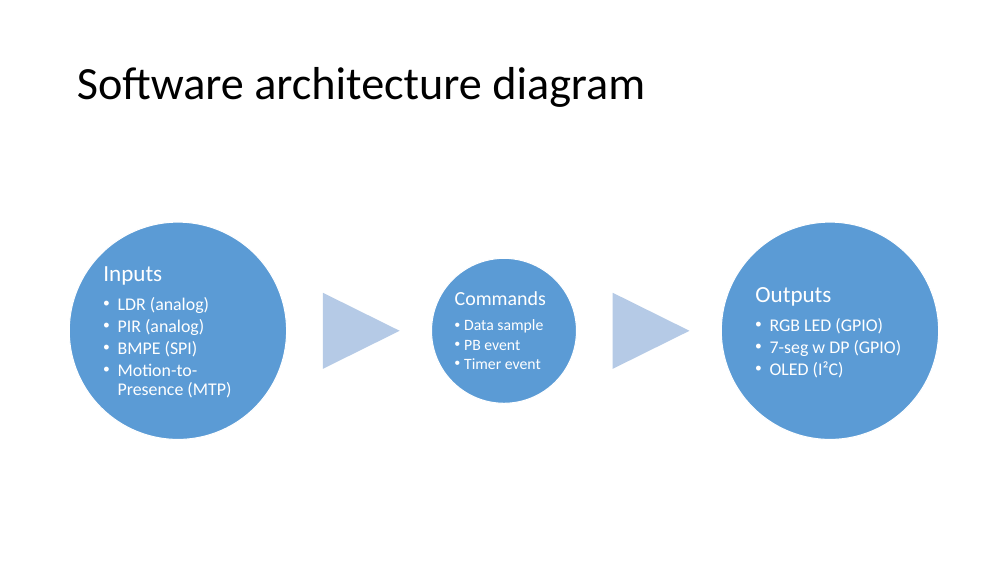
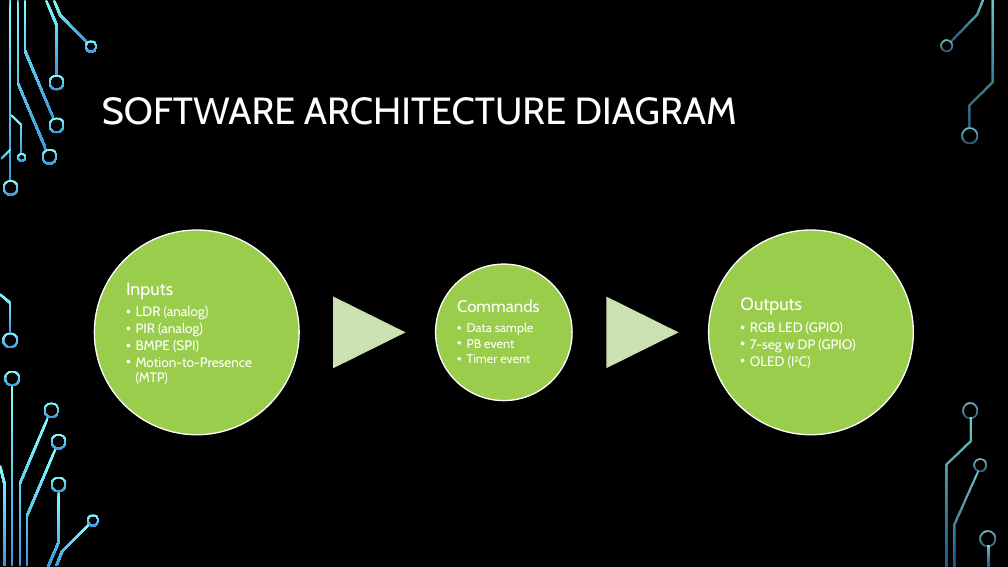
Before and after one commit to EmbeddedSystemClass/FinalProject5381, a slide deck: slide 9 of Final Project 5381.pptx. Drawn at 1008x567 pixels with LibreOffice and Linux fonts; fonts in the diff are those of the drawing; background and template pictures are left out. Boxes give left, top, right and bottom in pixels: in the first picture for what was removed or moved away, otherwise in the second. Text is boxed around its words. In the diff, an @@ line names an element or a change of style, - is before the commit and + after.

Commit message:
Sample of final skin Circuit in Blue for instructor review.

```diff
--- a/Final Project 5381.pptx
+++ b/Final Project 5381.pptx
@@ background #FFFFFF to picture (left out) @@
@@ title at <box>102,97,737,125</box>: text changed; size 44 to 36 pt; font Calibri to Cabin; text colour #000000 to #FFFFFF @@
-Software architecture diagram
+SOFTWARE ARCHITECTURE DIAGRAM
@@ ellipse: place and size @@
-ellipse at <box>70,222,287,439</box>
+ellipse at <box>95,230,299,435</box>
@@ fill #5B9BD5 to #9ACD4C; outline #FFFFFF 1 pt to #FFFFFF 1.25 pt in 3 elements at <box>436,264,572,401</box>, <box>95,230,299,435</box>, <box>709,230,913,435</box> @@
@@ ellipse: place and size @@
-ellipse at <box>721,222,938,439</box>
+ellipse at <box>709,230,913,435</box>
@@ text "Inputs": place and size @@
-text "Inputs" at <box>103,266,231,398</box>
+text "Inputs" at <box>126,282,252,384</box>
@@ text "Inputs" at <box>126,282,252,384</box>: size 22 to 17 pt in "Inputs"; font Calibri to Cabin, size 17 to 13 pt; less space between paragraphs; indent changed @@
@@ ellipse: place and size @@
-ellipse at <box>432,259,577,404</box>
+ellipse at <box>436,264,572,401</box>
@@ text "Outputs": place and size @@
-text "Outputs" at <box>755,287,902,378</box>
+text "Outputs" at <box>740,297,855,368</box>
@@ text "Outputs" at <box>740,297,855,368</box>: size 22 to 17 pt in "Outputs"; font Calibri to Cabin; size 17 to 13 pt in "RGB LED (GPIO)", "7-seg w DP (GPIO)", "OLED (I²C)"; less space between paragraphs; indent changed @@
@@ triangle: place and size @@
-triangle at <box>323,293,400,369</box>
+triangle at <box>333,297,406,369</box>
@@ triangle at <box>333,297,406,369</box>: fill #B5CBE7 to #CAE3B2 @@
@@ text "Commands" at <box>457,299,539,363</box>: size 19 to 16 pt in "Commands"; font Calibri to Cabin; size 15 to 12 pt in "Data sample", "PB event", "Timer event"; less space between paragraphs @@
@@ triangle at <box>606,297,679,369</box>: fill #B5CBE7 to #CAE3B2 @@
@@ triangle: place and size @@
-triangle at <box>613,293,690,369</box>
+triangle at <box>606,297,679,369</box>
@@ group added at <box>0,0,996,567</box>: 33 freeform shapes, 3 rectangles @@
```
Also in this commit, not shown: 42 other slides changed.
